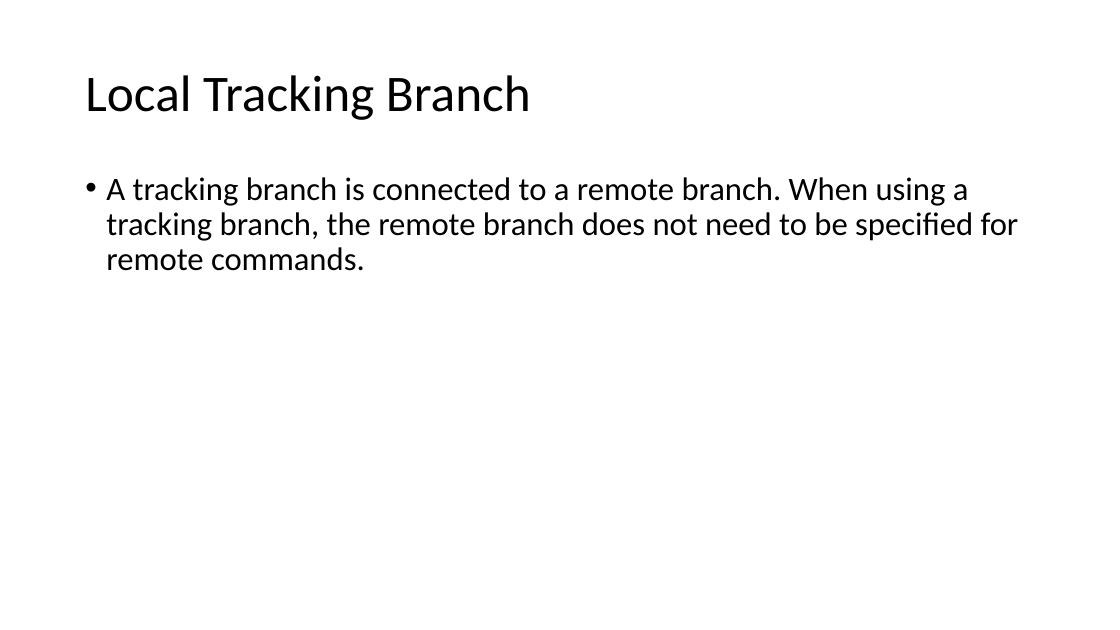
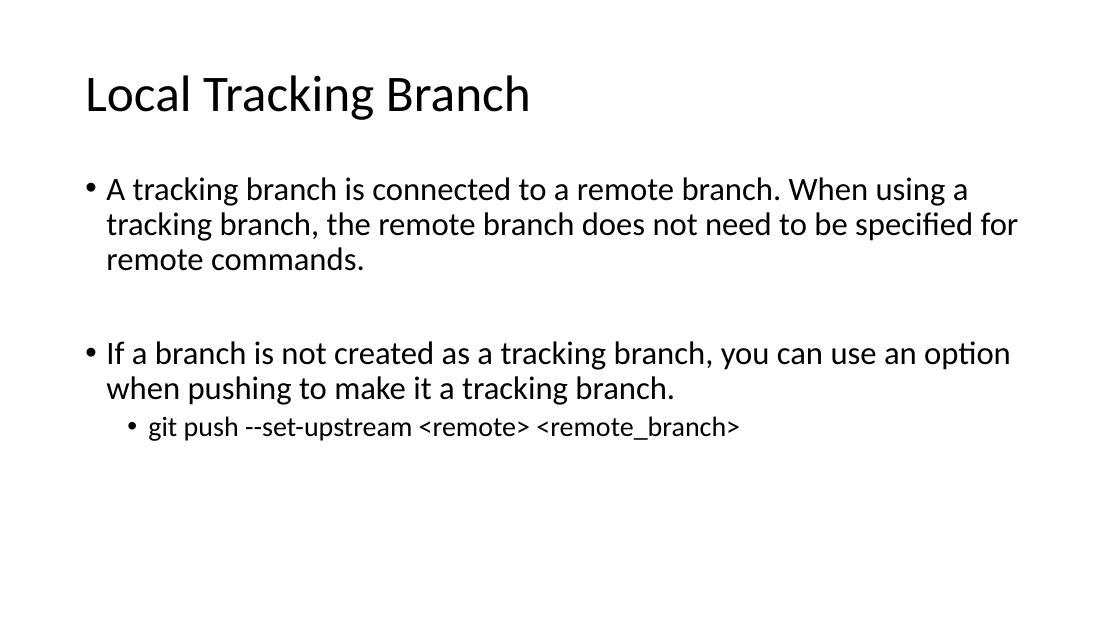
Before and after one commit to sabingautam16/git, a slide deck: slide 21 of Git [Autosaved].pptx. Drawn at 1120x630 pixels with LibreOffice and Linux fonts; fonts in the diff are those of the drawing. Boxes give left, top, right and bottom in pixels: in the first picture for what was removed or moved away, otherwise in the second. Text is boxed around its words. In the diff, an @@ line names an element or a change of style, - is before the commit and + after.

```diff
--- a/Git [Autosaved].pptx
+++ b/Git [Autosaved].pptx
@@ text at <box>106,341,1011,441</box>: paragraphs added @@
+• If a branch is not created as a tracking branch, you can use an option when pushing to make it a tracking branch.
+  • git push --set-upstream <remote> <remote_branch>
```
Also in this commit, not shown: 1 other slide changed, 1 slide added, 1 slide removed.
